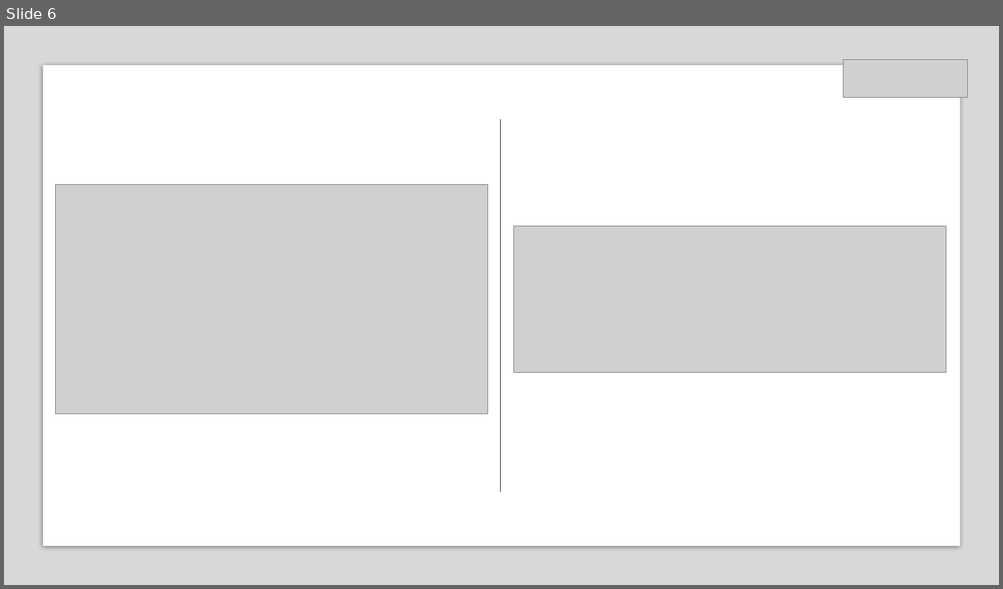
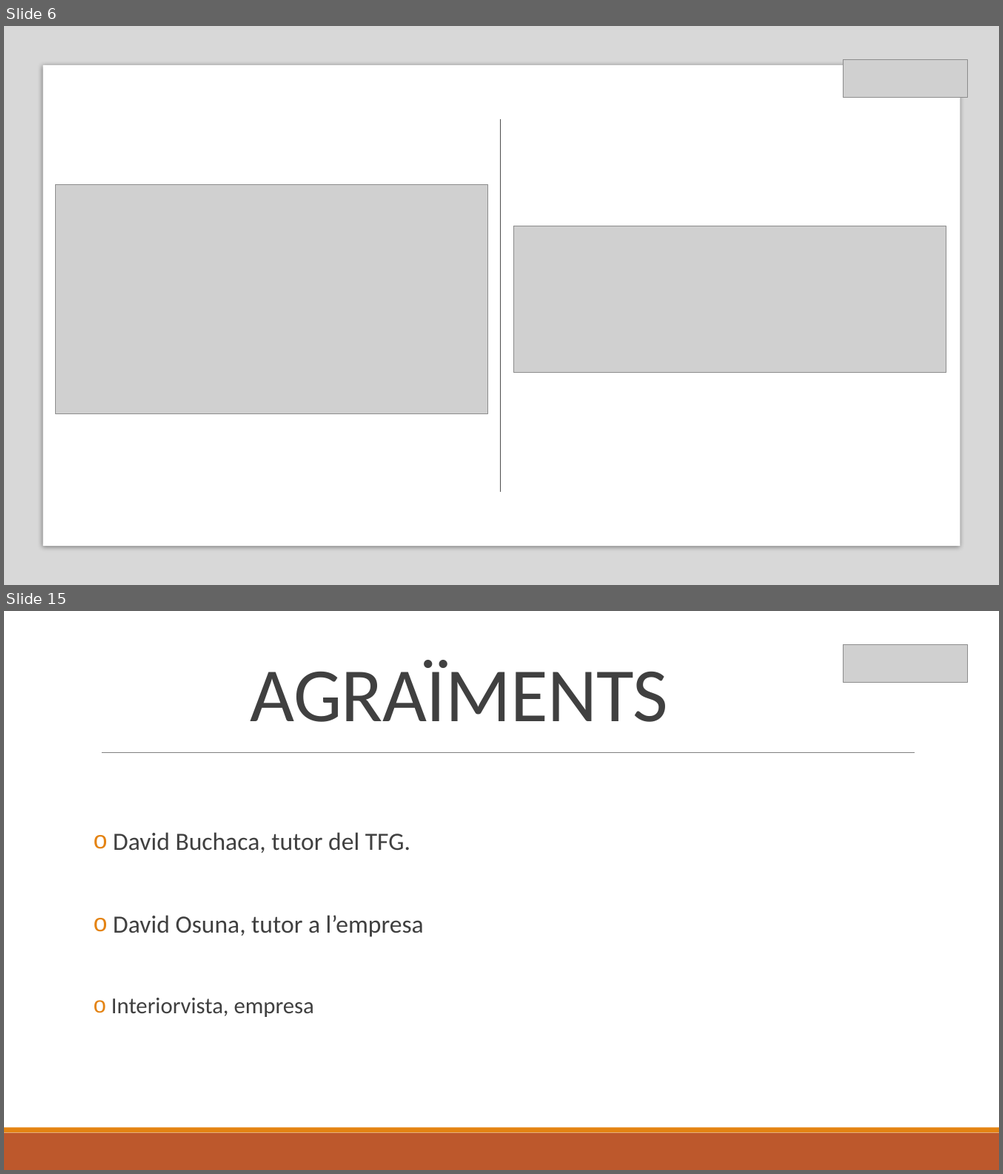
Before and after one commit to MarcFerrerMargarit/RBM_Grid_Generator, a slide deck: Presentation/Presentacio.pptx. Shown one above the other, each under a label of ours: slide 6 before the commit, slides 6 and 15 after it; the slides between them are not shown. The pictures are 1003x589 and 1003x1174 pixels, drawn with LibreOffice and Linux fonts; fonts in the diff are those of the drawing; grey boxes stand for pictures. Boxes give left, top, right and bottom in pixels: in the first picture for what was removed or moved away, otherwise in the second. Text is boxed around its words. In the diff, an @@ line names an element or a change of style, - is before the commit and + after.

```diff
--- a/Presentation/Presentacio.pptx
+++ b/Presentation/Presentacio.pptx
@@ slide 15 added at <box>4,611,999,1170</box>, background #FFFFFF @@
@@ picture added at <box>843,645,967,683</box> @@
@@ title added at <box>250,660,668,722</box>, 74 pt, text #404040 @@
+AGRAÏMENTS
@@ line added from (102, 753) to (915, 753), #808080 0.5 pt @@
@@ text added at <box>111,832,424,1017</box>, 24 pt, text #404040 @@
+o David Buchaca, tutor del TFG.
+o David Osuna, tutor a l’empresa
+o Interiorvista, empresa
@@ rectangle added at <box>4,1133,999,1170</box>, fill #BD582C @@
@@ rectangle added at <box>4,1128,999,1133</box>, fill #E48312 @@
```
Also in this commit, not shown: 1 slide changed, 7 other slides added.
